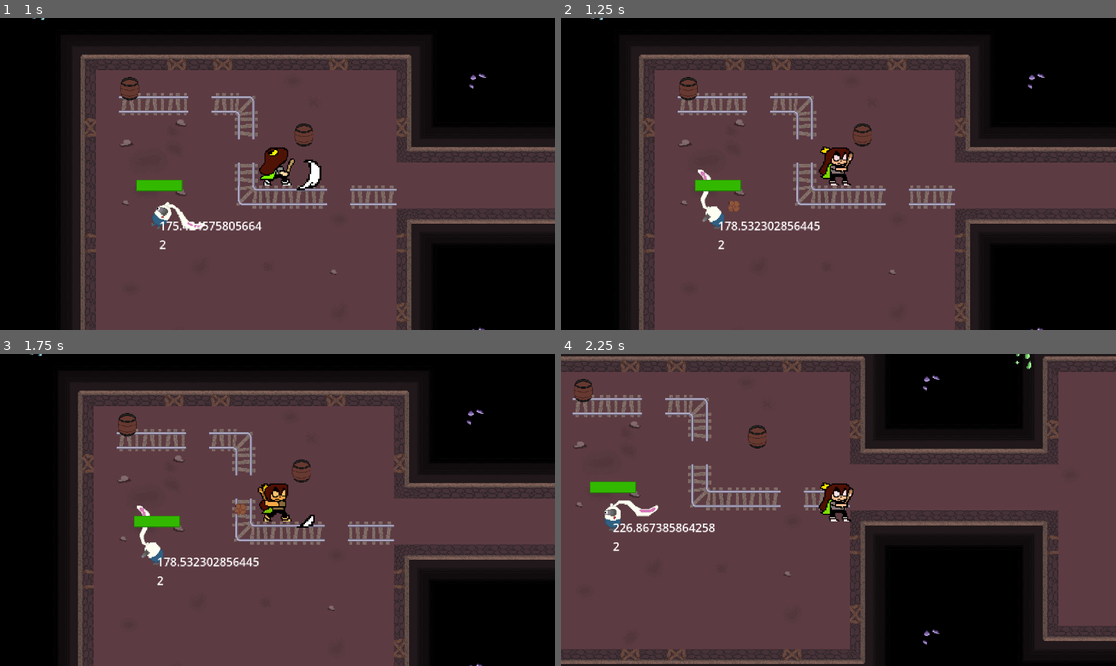
Above: before the commit, frames 1-4 (two rows, left to right).
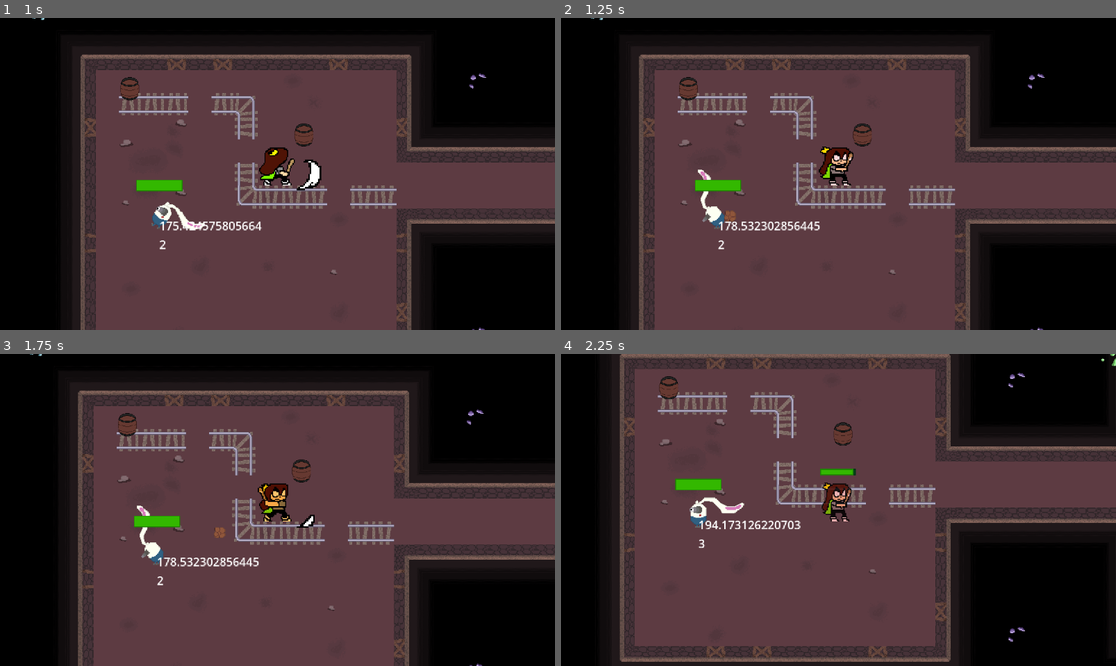
Above: after the commit, the same moments.

Repository: Megameca04/Proyecto_Cuki
Game: Godot game, scene res://Pruebas.tscn
Same seed, same stepped clock (60 frames per second), same inputs: the game is played once before the commit and once after it.
Inputs:
- Up to frame 1 (1 s): tap Enter at 0.5 s; hold Right (ui_right) from 0.53 s (still down); hold Z (Atacar) from 0.53 s (still down)
- Up to frame 2 (1.25 s): keep holding Right (ui_right); keep holding Z (Atacar)
- Up to frame 3 (1.75 s): release Right (ui_right) at 1.28 s; release Z (Atacar) at 1.28 s; hold Down (ui_down) from 1.28 s (still down); tap X (Dash) at 1.35 s
- Up to frame 4 (2.25 s): release Down (ui_down) at 2.03 s; hold Right (ui_right) from 2.03 s (still down); hold Z (Atacar) from 2.03 s (still down)

Frame 1 is identical in both runs. In frame 2, 0.1% of the frame differs, in the area x 29-33%, y 58-66%; in frame 3, 0.1%; in frame 4, 44%, in the area x 0-100%, y 0-100%.

Commit message:
Prueba de que el proyecto no anda muerto
Solo anda de parranda

Diff:
--- a/Cuki-Clash of the Kuins/Pruebas.tscn
+++ b/Cuki-Clash of the Kuins/Pruebas.tscn
@@ -44,3 +44,4 @@
 
 [node name="Chooty" parent="." instance=ExtResource("6_16leo")]
 position = Vector2(120, 240)
+element = 2
--- a/Cuki-Clash of the Kuins/Scripts/Componentes/ElementalStateMachine.gd
+++ b/Cuki-Clash of the Kuins/Scripts/Componentes/ElementalStateMachine.gd
@@ -156,7 +156,7 @@
 	if _current_element == Elements.NONE:
 
 		#Si el elemento recibido es Alquitran
-		if (elementalEvent == "Tar"):
+		if (elementalEvent == 6):
 
 			#Si el elemento actual es Fuego
 			if (_current_element == Elements.FIRE):
@@ -172,7 +172,7 @@
 
 
 		#Si el elemento recibido es Paralisis
-		if (elementalEvent == "Shock"):
+		if (elementalEvent == 2):
 
 			_current_element = Elements.PARALYZED
 
--- a/Cuki-Clash of the Kuins/Scripts/Enemigos/Proyectiles Chooty/Piedra.gd
+++ b/Cuki-Clash of the Kuins/Scripts/Enemigos/Proyectiles Chooty/Piedra.gd
@@ -67,7 +67,7 @@
 	var percent = (in_distance - global_position.distance_to(objective_position))/in_distance
 
 	$Sprite2D.position.y = -100*(percent) + 100*pow(percent,2)
-	print("SP: "+str($Sprite2D.global_position)+"/GP: "+str(global_position))
+	#print("SP: "+str($Sprite2D.global_position)+"/GP: "+str(global_position))
 
 func create_attack_zone():
 	var az = ZonaAtaque.instantiate()
